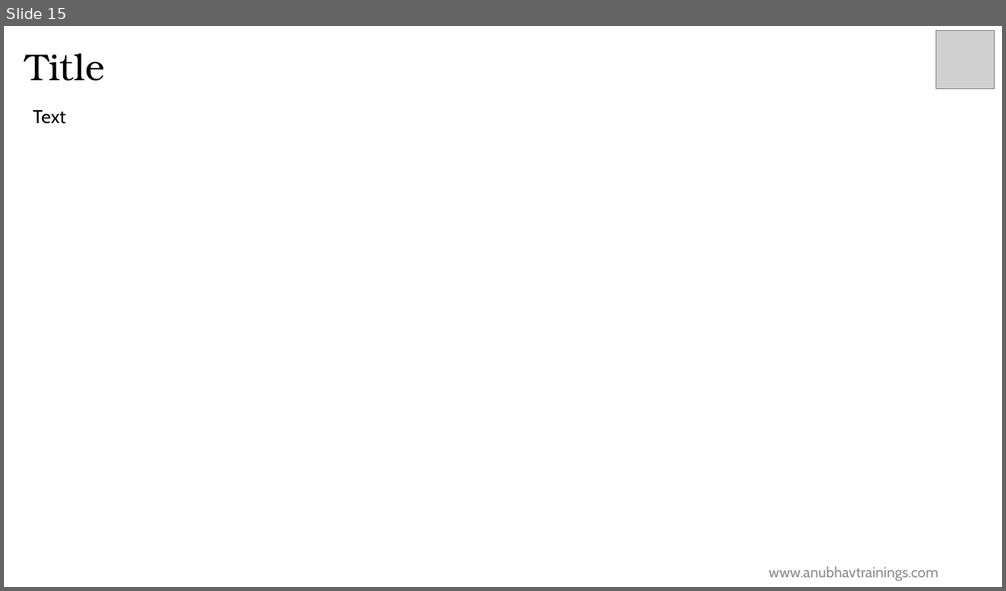
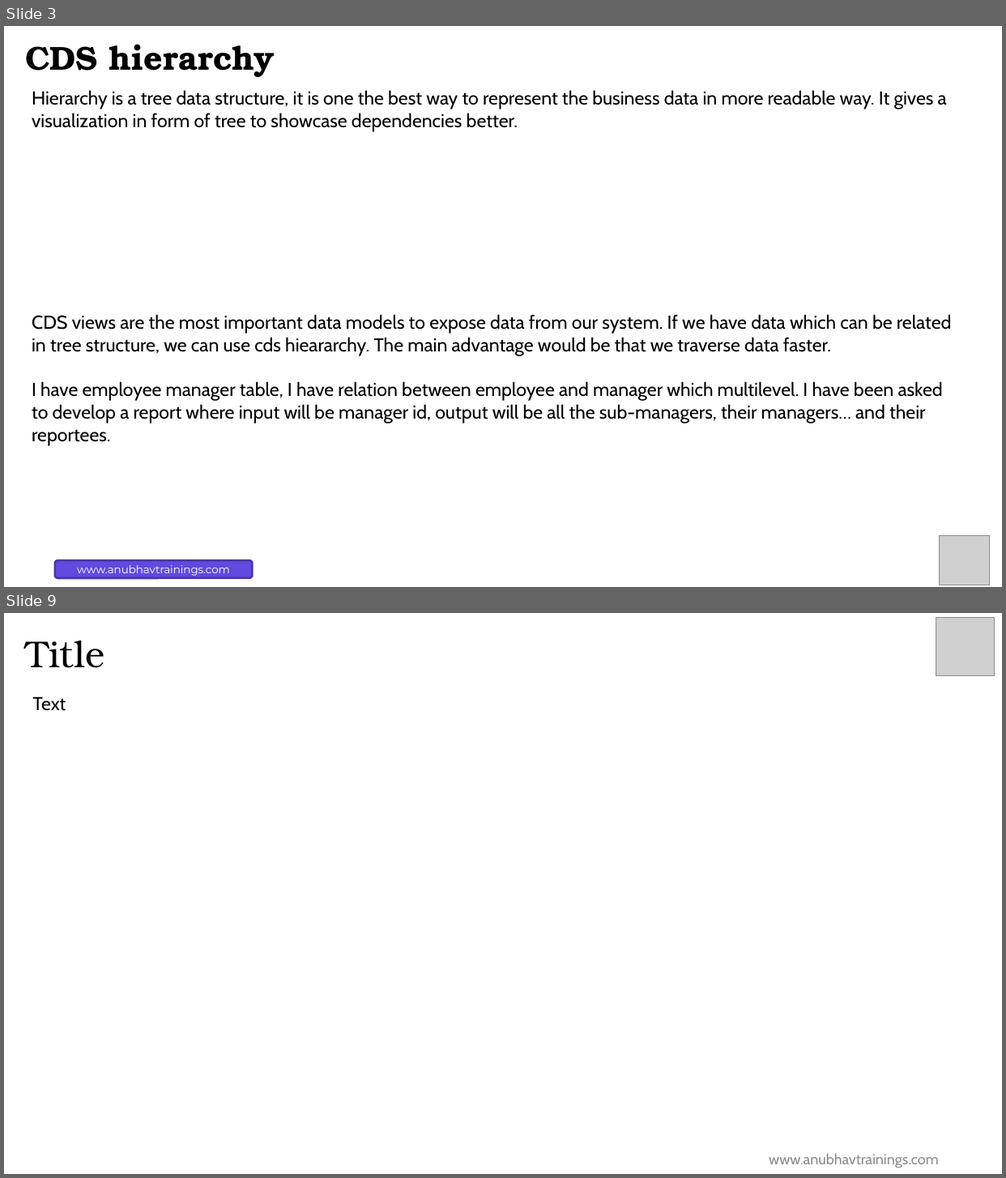
Before and after one commit to soyuztechnologies/HPC_AOH_SAC, a slide deck: Day 6/Day 6.pptx. Shown one above the other, each under a label of ours: slide 15 before the commit, slides 3 and 9 after it; the slides between them are not shown. The pictures are 1006x591 and 1006x1178 pixels, drawn with LibreOffice and Linux fonts; fonts in the diff are those of the drawing; grey boxes stand for pictures; background and template pictures are left out. Boxes give left, top, right and bottom in pixels: in the first picture for what was removed or moved away, otherwise in the second. Text is boxed around its words. In the diff, an @@ line names an element or a change of style, - is before the commit and + after.

```diff
--- a/Day 6/Day 6.pptx
+++ b/Day 6/Day 6.pptx
@@ slide 3 added at bbox=[4, 26, 1002, 587], background #FFFFFF @@
@@ title added at bbox=[25, 44, 275, 77], 32 pt, text #000000, bold @@
+CDS hierarchy
@@ text added at bbox=[32, 90, 952, 446], 18 pt, text #000000 @@
+Hierarchy is a tree data structure, it is one the best way to represent the business data in more readable way. It gives a visualization in form of tree to showcase dependencies better.
+CDS views are the most important data models to expose data from our system. If we have data which can be related in tree structure, we can use cds hieararchy. The main advantage would be that we traverse data faster.
+I have employee manager table, I have relation between employee and manager which multilevel. I have been asked to develop a report where input will be manager id, output will be all the sub-managers, their managers… and their reportees.
@@ picture added at bbox=[939, 536, 989, 586] @@
@@ rounded rectangle added at bbox=[55, 561, 253, 578], fill #6249DF, outline #4936A5 2 pt, 10.5 pt, text #FFFFFF @@
+www.anubhavtrainings.com
@@ what was slide 15 is now slide 9 @@
```
Also in this commit, not shown: 1 slide changed, 6 other slides added, 13 slides removed, 12 other files.
